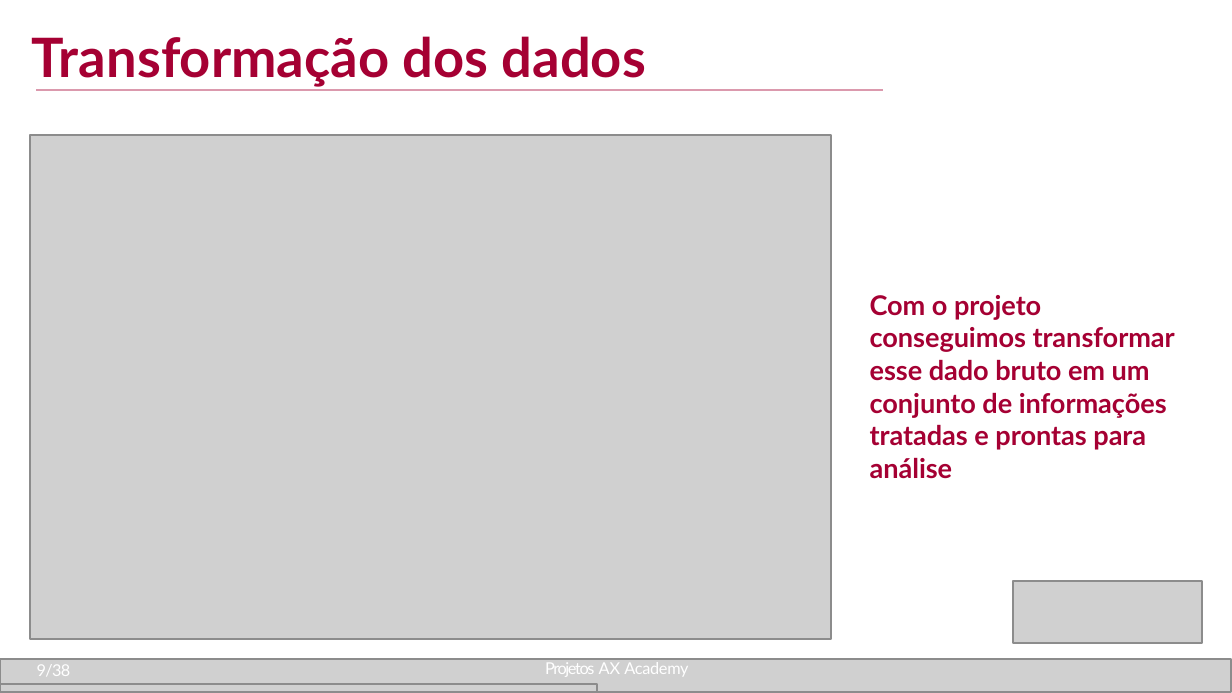
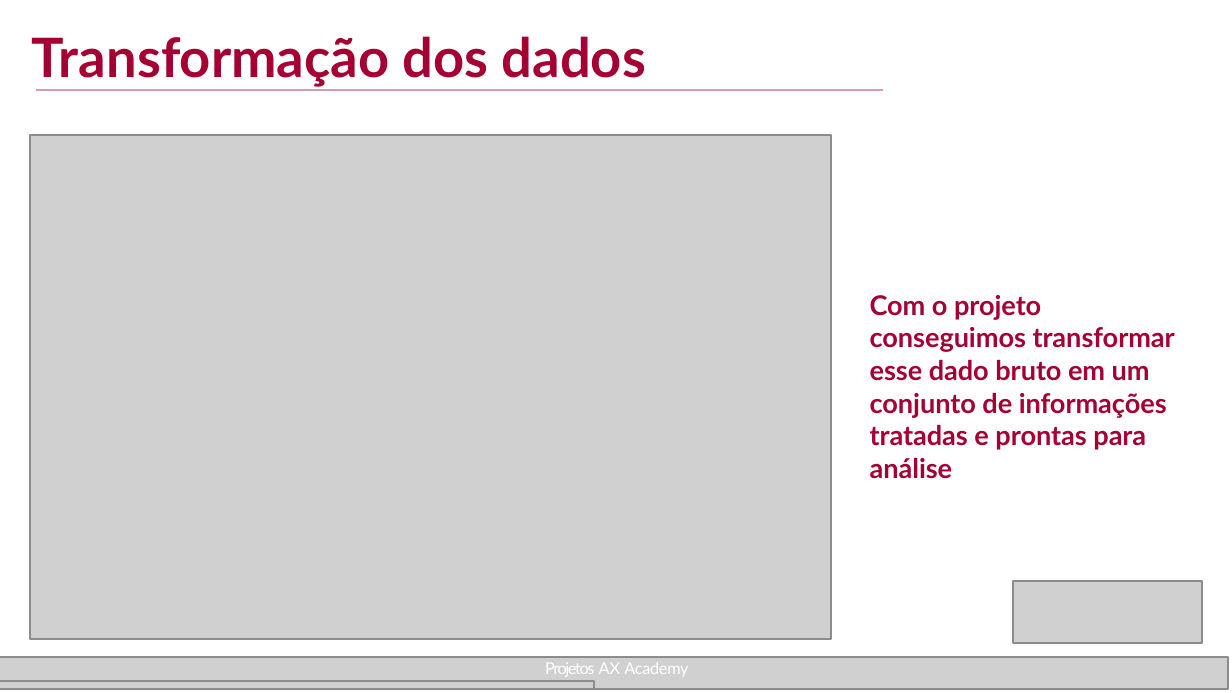
Before and after one commit to biinahc/monitoramento_queimadas, a slide deck: slide 8 of documents/apresentação_sabrina.pptx (slide 9 before the commit). Drawn at 1232x693 pixels with LibreOffice and Linux fonts; fonts in the diff are those of the drawing; grey boxes stand for pictures; background and template pictures are left out. Boxes give left, top, right and bottom in pixels: in the first picture for what was removed or moved away, otherwise in the second. Text is boxed around its words. In the diff, an @@ line names an element or a change of style, - is before the commit and + after.

```diff
--- a/documents/apresentação_sabrina.pptx
+++ b/documents/apresentação_sabrina.pptx
@@ picture: place and size @@
-picture at [0, 660, 1230, 693]
+picture at [0, 656, 1228, 689]
@@ freeform shape at [0, 681, 594, 689]: outline redrawn @@
@@ page number removed at [37, 665, 71, 676] @@
-9/38
```
Also in this commit, not shown: 7 other slides changed, 1 slide removed, 1 other file.
